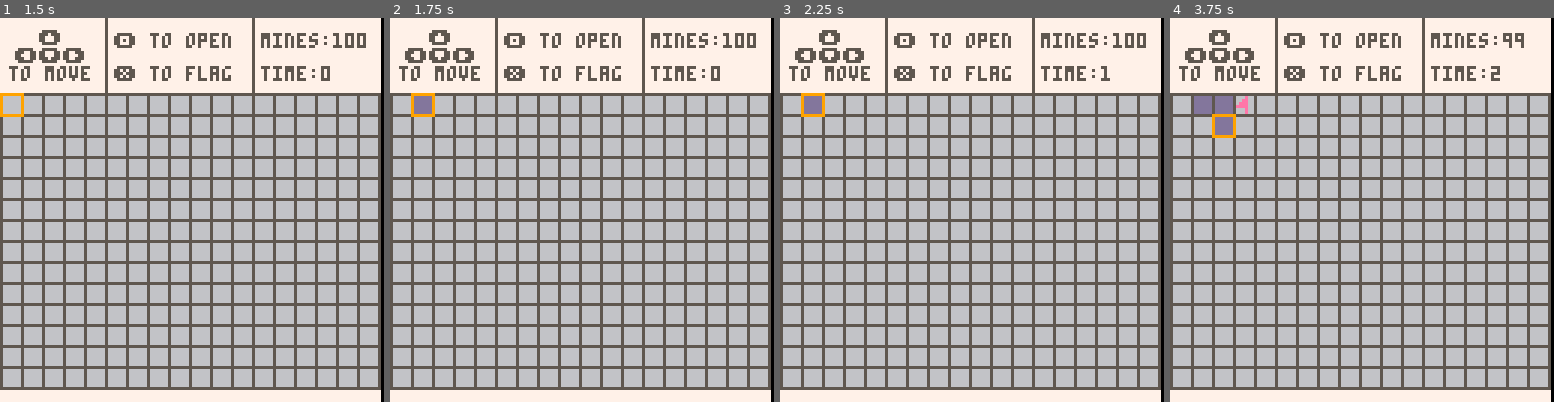
Above: before the commit, frames 1-4 (left to right).
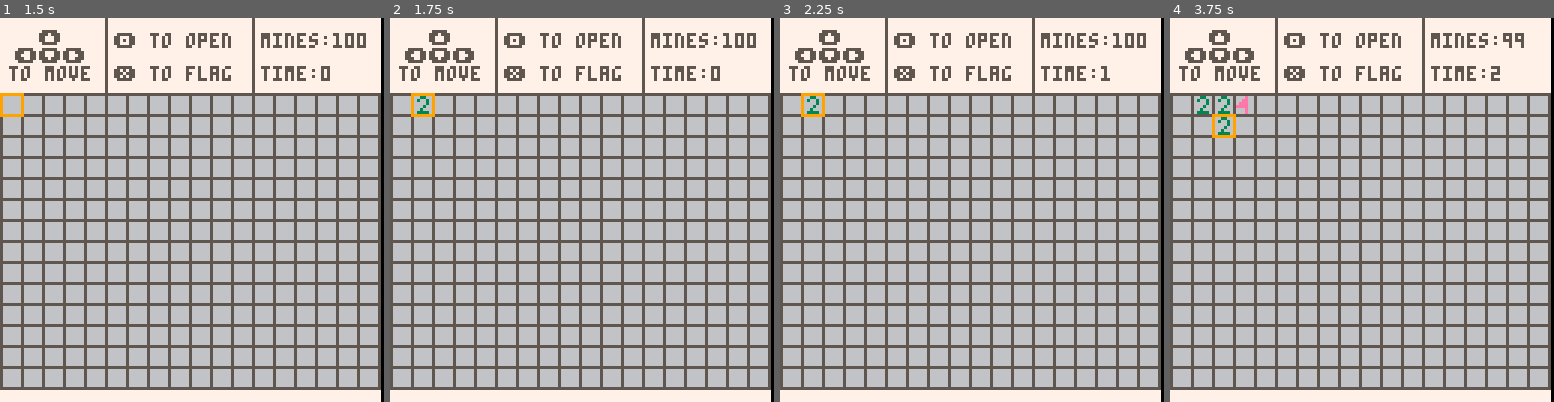
Above: after the commit, the same moments.

Repository: josiahhsu/github-pages
Game: PICO-8 cartridge Pico-8/minesweeper.p8
The game is run twice, just before and just after one commit, with the same random seed, the same clock (stepped at 60 frames per second) and the same inputs.
Inputs:
- Up to frame 1 (1.5 s): tap X (X key) at 0.33, 1.07 s; tap O (Z key) at 0.7 s
- Up to frame 2 (1.75 s): hold Right from 1.6 s (still down); tap O (Z key) at 1.7 s
- Up to frame 3 (2.25 s): tap X (X key) at 1.85 s; release Right at 2.1 s; tap O (Z key) at 2.1 s; hold Up from 2.15 s (still down)
- Up to frame 4 (3.75 s): release Up at 2.42 s; hold Right 2.47-3.03 s; tap O (Z key) every 0.4 s from 2.5 to 3.7 s; tap X (X key) at 2.97 s; hold Left 3.08-3.58 s; hold Down from 3.63 s (still down)

Frame 1 is identical in both runs. In frame 2, 0.2% of the frame differs, in the area x 6-11%, y 20-25%; in frame 3, 0.2%; in frame 4, 0.7%, in the area x 6-17%, y 20-31%.

Commit message:
Implement open_cell more fully
Opening a cell will now show count of mines in surrounding cells. Cells with no surrounding mines auto-open.

Diff:
--- a/Pico-8/minesweeper.p8
+++ b/Pico-8/minesweeper.p8
@@ -28,7 +28,7 @@
  local cell = {}
  cell.x = x
  cell.y = y
- cell.spr = 0
+ cell.spr = 20
  cell.mine = mine
  cell.flagged = false
  cell.revealed = false
@@ -84,7 +84,7 @@
  if btnp(4) then
   state.z()
  elseif btnp(5) then
-  flag_cell(grid[px][py])
+  flag_cell(px,py)
  end
 end
 
@@ -102,30 +102,60 @@
  end
 end
 
-function open_cell(cell,value)
- //opens a cell, either marking
- //or clearing based on value
- if not cell.revealed and
-    not cell.flagged then
-  cell.revealed = true
-  cell.spr = 20
-  if cell.mine then
-   reveal_all()
-   cell.spr = 19
-   state = end_state()
-  end
- end
-end
-
-function flag_cell(cell)
+function open_cell(x,y)
+ // check that cell is in bounds
+ if not (x >= 1 and x <= m and
+    y >= 1 and y <= n) then
+  return
+ end
+
+ local cell = grid[x][y]
+ // don't open revealed
+ // or flagged cells
+ if cell.revealed or
+    cell.flagged then
+  return
+ end
+
+ cell.revealed = true
+ if cell.mine then
+  reveal_all()
+  cell.spr = 19
+  state = end_state()
+ else
+  cnt = 0
+  cells = {}
+  for i=x-1, x+1 do
+   for j=y-1, y+1 do
+    add(cells, {i,j})
+    if i <= m and i >= 1 and
+       j <= n and j >= 1 and
+       grid[i][j].mine then
+     cnt += 1
+    end
+   end
+  end
+  cell.spr=cnt
+  if cnt == 0 then
+   function f(e)
+    open_cell(e[1],e[2])
+   end
+   foreach(cells, f)
+  end
+ end
+end
+
+function flag_cell(x,y)
+ local cell = grid[x][y]
  if not cell.revealed then
+  if cell.flagged then
+   cell.spr = 20
+   total += 1
+  else
+   cell.spr = 16
+   total -= 1
+  end
   cell.flagged = not cell.flagged
-  cell.spr = (cell.spr + 16)%32
-  if cell.spr > 0 then
-   total -= 1
-  else
-   total += 1
-  end
  end
 end
 
@@ -199,7 +229,7 @@
 
  function s.z()
   state = play_state()
-  open_cell(grid[px][py],1)
+  open_cell(px,py)
  end
 
  return s
@@ -219,7 +249,7 @@
  end
 
  function s.z()
-  open_cell(grid[px][py],1)
+  open_cell(px,py)
  end
 
  return s
@@ -240,20 +270,20 @@
 end
 __gfx__
 55555555555555555555555555555555555555555555555555555555555555555555555500000000000000000000000000000000000000000000000000000000
-56666665566cc66556633665566886655616616556eeee655662266556dddd655660066500000000000000000000000000000000000000000000000000000000
-566666655666c66556366365568668655616616556e666655626666556666d655606606500000000000000000000000000000000000000000000000000000000
-566666655666c66556666365566668655616616556eee6655622266556666d655606606500000000000000000000000000000000000000000000000000000000
-566666655666c66556663665566688655611116556666e655626626556666d655660066500000000000000000000000000000000000000000000000000000000
-566666655666c66556636665568668655666616556666e655626626556666d655606606500000000000000000000000000000000000000000000000000000000
-56666665566ccc6556333365566886655666616556eee6655662266556666d655660066500000000000000000000000000000000000000000000000000000000
+5dddddd5566cc66556633665566886655616616556eeee655662266556dddd655660066500000000000000000000000000000000000000000000000000000000
+5dddddd55666c66556366365568668655616616556e666655626666556666d655606606500000000000000000000000000000000000000000000000000000000
+5dddddd55666c66556666365566668655616616556eee6655622266556666d655606606500000000000000000000000000000000000000000000000000000000
+5dddddd55666c66556663665566688655611116556666e655626626556666d655660066500000000000000000000000000000000000000000000000000000000
+5dddddd55666c66556636665568668655666616556666e655626626556666d655606606500000000000000000000000000000000000000000000000000000000
+5dddddd5566ccc6556333365566886655666616556eee6655662266556666d655660066500000000000000000000000000000000000000000000000000000000
 55555555555555555555555555555555555555555555555555555555555555555555555500000000000000000000000000000000000000000000000000000000
 55555555555555555555555555555555555555550000000000000000000000000000000000000000000000000000000000000000000000000000000000000000
-5666e6655888e88556616165588181855dddddd50000000000000000000000000000000000000000000000000000000000000000000000000000000000000000
-566ee665588ee88551111165511111855dddddd50000000000000000000000000000000000000000000000000000000000000000000000000000000000000000
-56eee66558eee88556199115581991155dddddd50000000000000000000000000000000000000000000000000000000000000000000000000000000000000000
-5eeee6655eeee88551199165511991855dddddd50000000000000000000000000000000000000000000000000000000000000000000000000000000000000000
-5666e6655888e88556111115581111155dddddd50000000000000000000000000000000000000000000000000000000000000000000000000000000000000000
-5666e6655888e88556161665581818855dddddd50000000000000000000000000000000000000000000000000000000000000000000000000000000000000000
+5666e6655888e8855661616558818185566666650000000000000000000000000000000000000000000000000000000000000000000000000000000000000000
+566ee665588ee8855111116551111185566666650000000000000000000000000000000000000000000000000000000000000000000000000000000000000000
+56eee66558eee8855619911558199115566666650000000000000000000000000000000000000000000000000000000000000000000000000000000000000000
+5eeee6655eeee8855119916551199185566666650000000000000000000000000000000000000000000000000000000000000000000000000000000000000000
+5666e6655888e8855611111558111115566666650000000000000000000000000000000000000000000000000000000000000000000000000000000000000000
+5666e6655888e8855616166558181885566666650000000000000000000000000000000000000000000000000000000000000000000000000000000000000000
 55555555555555555555555555555555555555550000000000000000000000000000000000000000000000000000000000000000000000000000000000000000
 
 
